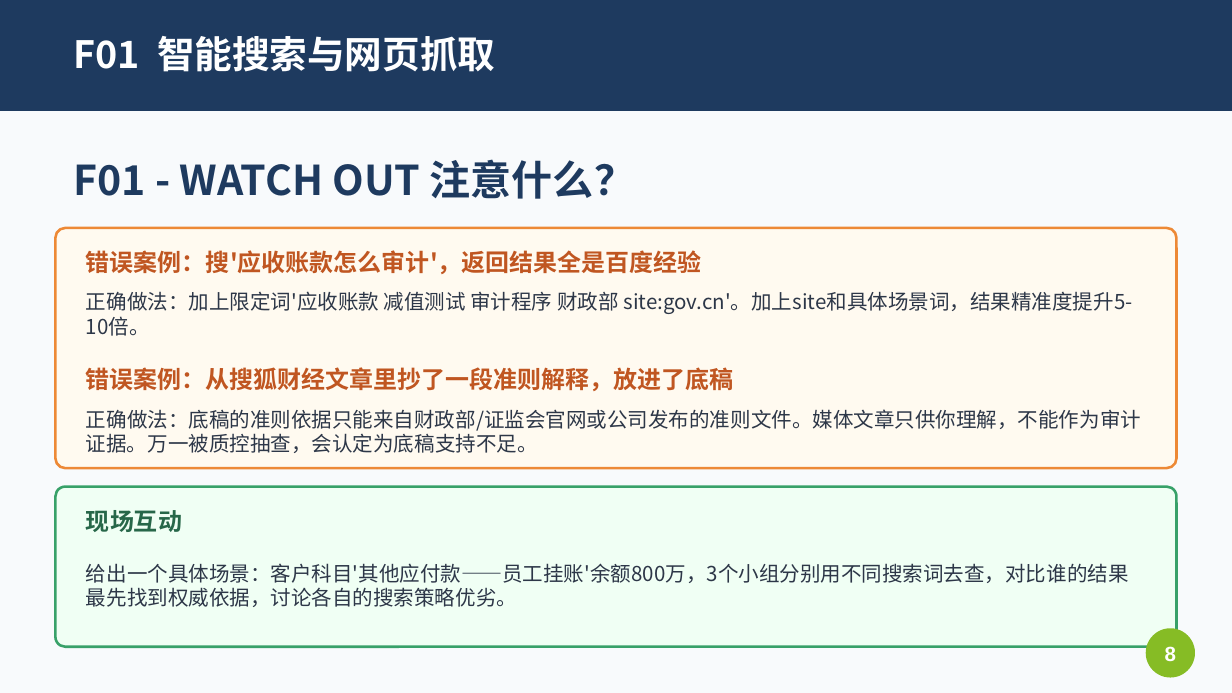
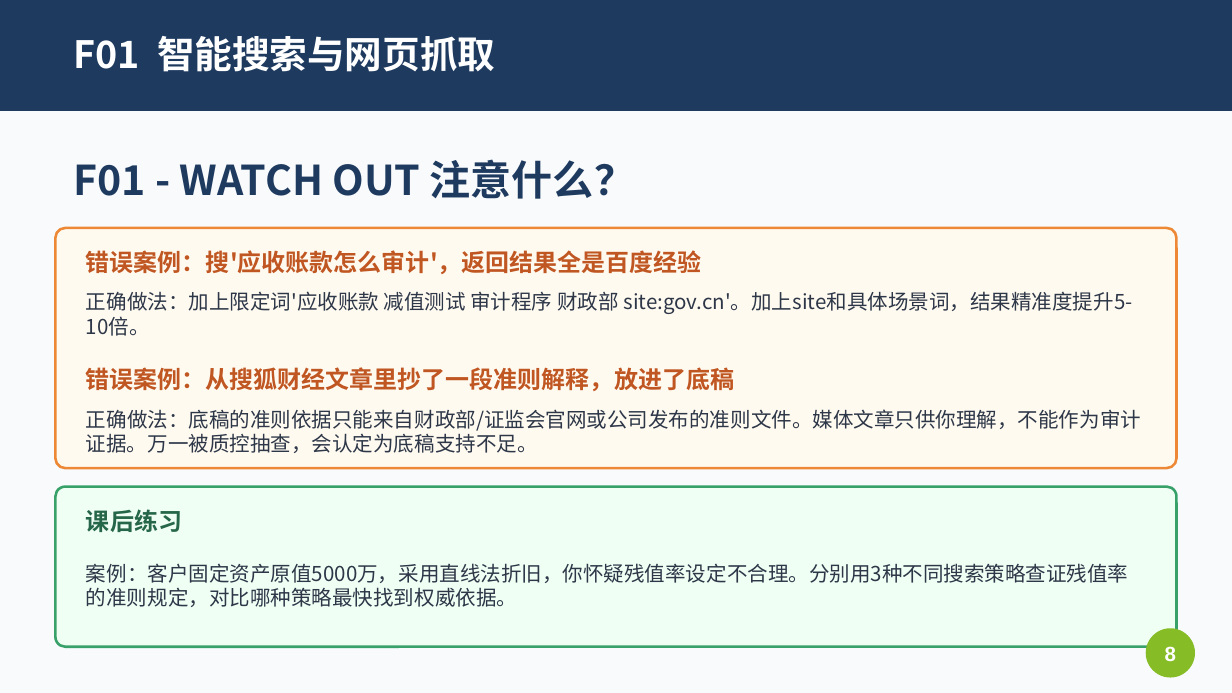
Before and after one commit to Bgu253518/my-app-hub, a slide deck: slide 8 of NOVA_GDC_Training_v3.pptx. Drawn at 1232x693 pixels with LibreOffice and Linux fonts; fonts in the diff are those of the drawing. Boxes give left, top, right and bottom in pixels: in the first picture for what was removed or moved away, otherwise in the second. Text is boxed around its words. In the diff, an @@ line names an element or a change of style, - is before the commit and + after.

Commit message:
update: 修改PPT适配二线所场景
- 全局替换：8大→6大核心功能、重分类→重新归类、现场互动→课后练习
- F01 示例由科目重分类改为固定资产场景
- F04/F09 压缩为单页概览，隐藏详细页
- 更新目录结构

```diff
--- a/NOVA_GDC_Training_v3.pptx
+++ b/NOVA_GDC_Training_v3.pptx
@@ text at (86, 509, 182, 532): text changed @@
-现场互动
+课后练习
@@ text at (86, 563, 1129, 607): text changed @@
-给出一个具体场景：客户科目'其他应付款——员工挂账'余额800万，3个小组分别用不同搜索词去查，对比谁的结果最先找到权威依据，讨论各自的搜索策略优劣。
+案例：客户固定资产原值5000万，采用直线法折旧，你怀疑残值率设定不合理。分别用3种不同搜索策略查证残值率的准则规定，对比哪种策略最快找到权威依据。
```
Also in this commit, not shown: 22 other slides changed, 1 other file.
